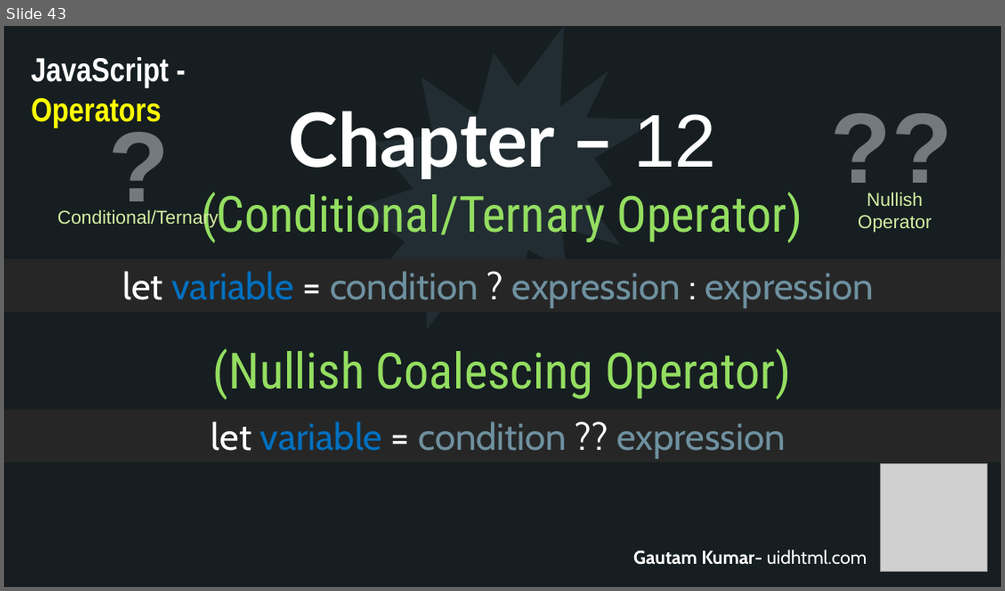
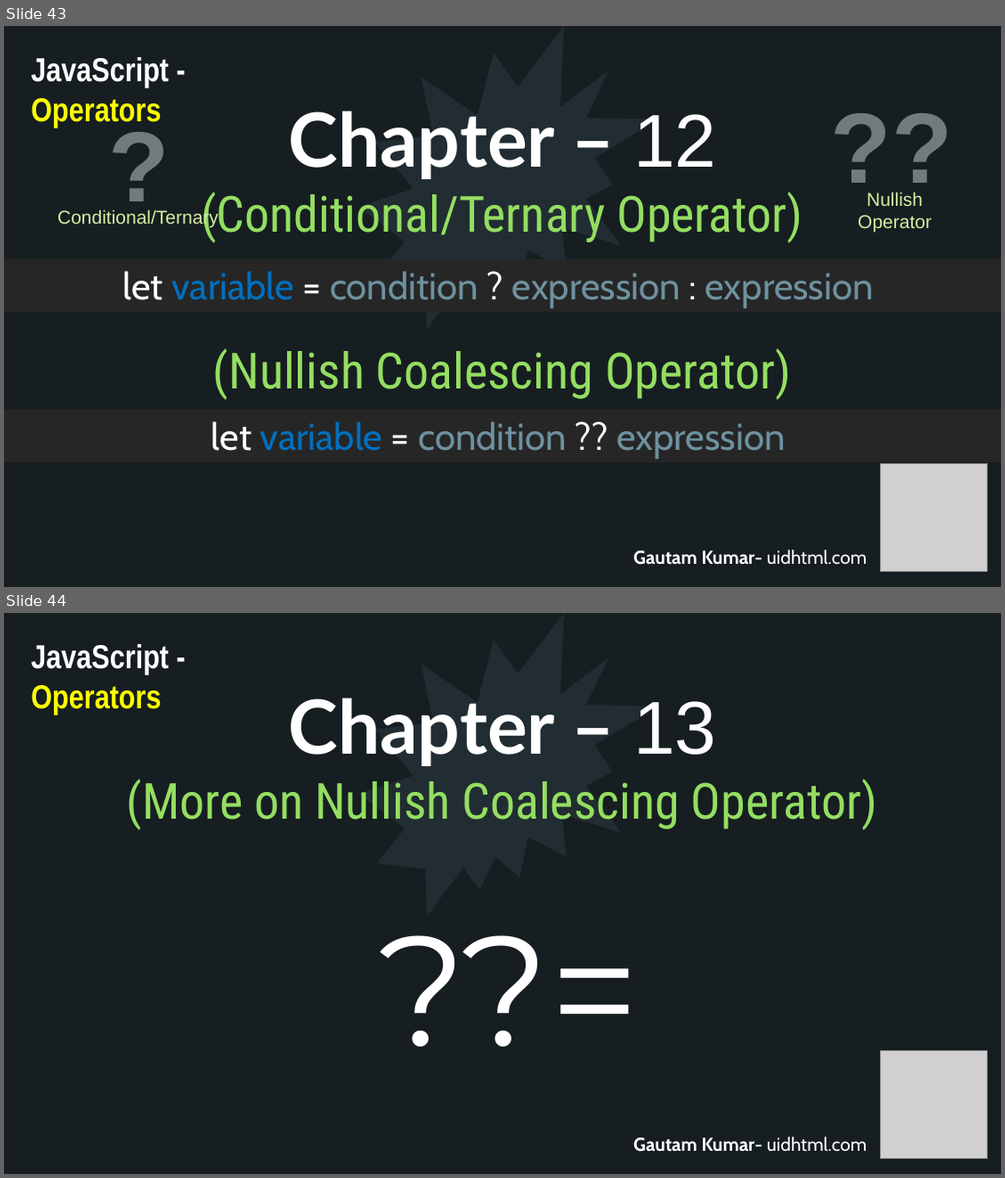
Before and after one commit to uidhtml/javascript-tutorials, a slide deck: Javascript Tutorials.pptx. Shown one above the other, each under a label of ours: slide 43 before the commit, slides 43 and 44 after it. The pictures are 1005x591 and 1005x1178 pixels, drawn with LibreOffice and Linux fonts; fonts in the diff are those of the drawing; grey boxes stand for pictures. Boxes give left, top, right and bottom in pixels: in the first picture for what was removed or moved away, otherwise in the second. Text is boxed around its words. In the diff, an @@ line names an element or a change of style, - is before the commit and + after.

```diff
--- a/Javascript Tutorials.pptx
+++ b/Javascript Tutorials.pptx
@@ slide 44 added at [4, 613, 1001, 1174], background #2C3C43; not listed: 10 template elements that a slide beside it also shows @@
@@ rectangle added at [4, 613, 1001, 1174], fill #161E22 @@
@@ irregular seal added at [358, 613, 658, 916], fill #212D32 @@
@@ text added at [31, 644, 169, 714], 32 pt, text #FFFFFF, bold @@
+JavaScript - Operators
@@ title added at [127, 698, 877, 830], 48 pt, text #94DE61 @@
+Chapter – 13
+(More on Nullish Coalescing Operator)
@@ text added at [10, 887, 1001, 1083], 150 pt, text #FFFFFF @@
+??=
@@ picture added at [881, 1051, 988, 1159] @@
@@ text added at [633, 1136, 866, 1151], 18 pt, text #FFFFFF, bold @@
+Gautam Kumar- uidhtml.com
```
Also in this commit, not shown: 4 other slides added, 12 other files.
